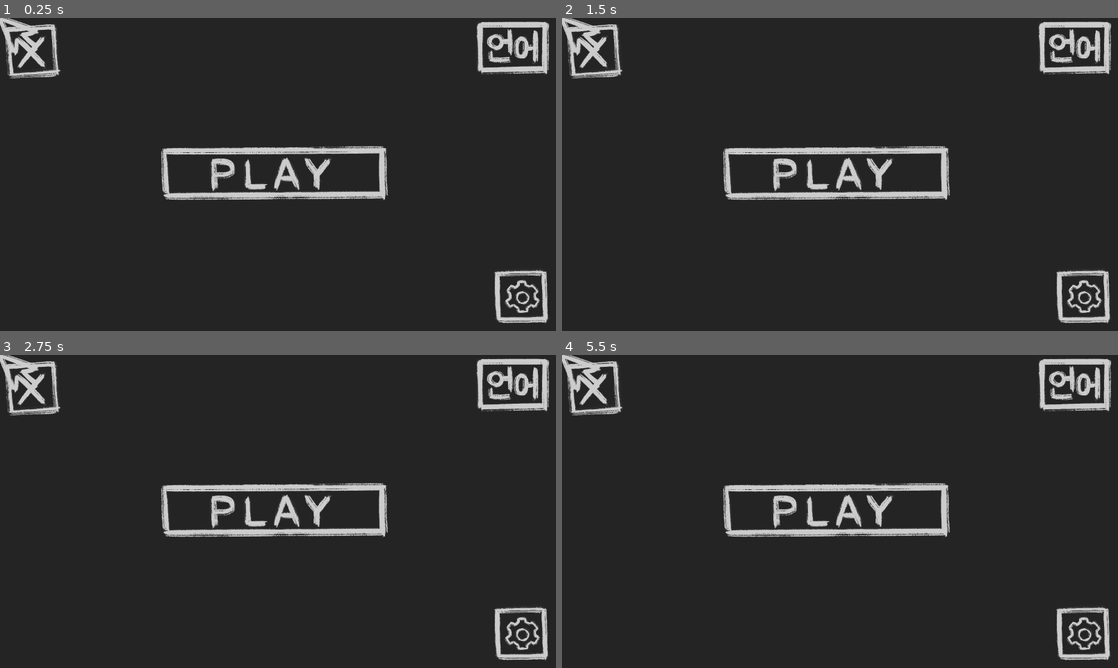
Above: before the commit, frames 1-4 (two rows, left to right).
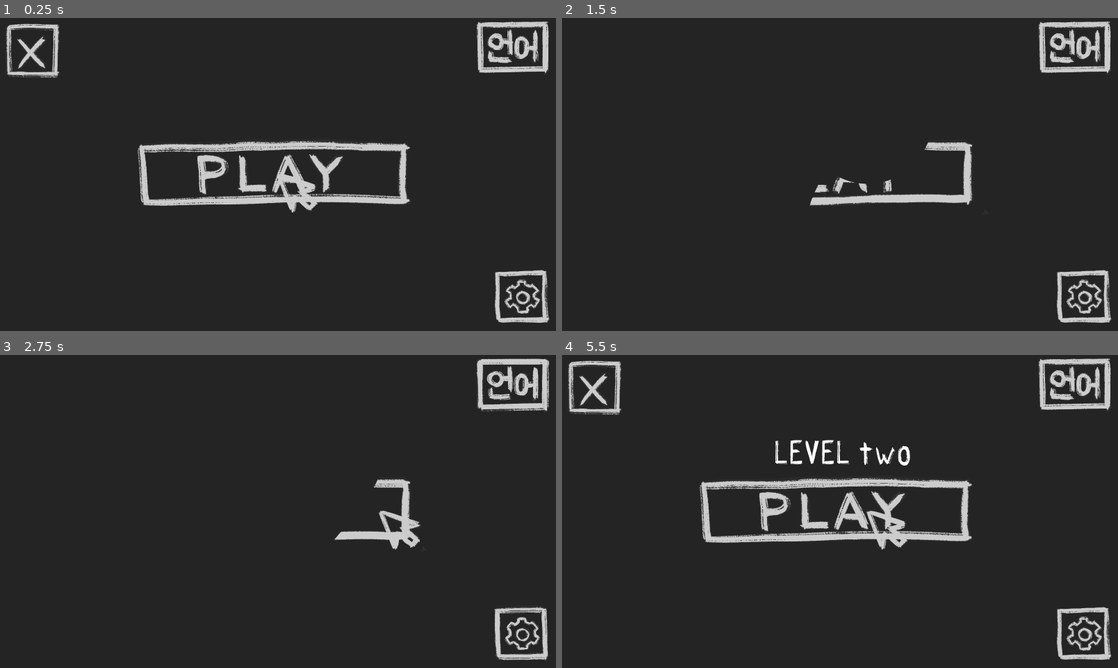
Above: after the commit, the same moments.

Repository: Floxicek/TurnMeOn-PGJ
Game: Godot game, scene res://scenes/levels/level1.tscn
The game is run twice, just before and just after one commit, with the same random seed, the same clock (stepped at 60 frames per second) and the same inputs.
Inputs (mouse positions are in pixels of both pictures, inside the frame that each line leads up to):
- Up to frame 1 (0.25 s): no input
- Up to frame 2 (1.5 s): move the mouse to (962, 158) at 0.52 s; hold D (RIGHT) 0.53-1.28 s; click (962, 158) at 0.6 s; move the mouse to (728, 190) at 1.27 s; hold S (DOWN) from 1.28 s (still down); tap K (START_KEYBOARD_CONTROL) at 1.35 s
- Up to frame 3 (2.75 s): click (166, 527) at 1.55 s; move the mouse to (333, 442) at 2.02 s; release S (DOWN) at 2.03 s; hold D (RIGHT) from 2.03 s (still down); click (333, 442) at 2.1 s
- Up to frame 4 (5.5 s): move the mouse to (812, 574) at 2.77 s; release D (RIGHT) at 2.78 s; hold W (UP) 2.78-3.53 s; click (812, 574) at 2.85 s; move the mouse to (1006, 558) at 3.52 s; hold A (LEFT) 3.53-5.03 s; tap K (START_KEYBOARD_CONTROL) at 3.6 s; click (1006, 558) at 3.8 s; move the mouse to (673, 464) at 4.27 s; click (673, 464) at 4.35 s; move the mouse to (867, 511) at 5.02 s; hold S (DOWN) from 5.03 s (still down); click (867, 511) at 5.1 s

The runs differ from the first frame. In frame 1, 7.0% of the frame differs, in the area x 0-99%, y 0-98%; in frame 2, 5.7%; in frame 3, 4.6%; in frame 4, 7.7%.
Error before the commit: Parse Error: Identifier "test_func" not declared in the current scope. (res://scripts/cursor_object_script.gd:38)

Commit message:
fix merge

Diff:
--- a/scripts/button.gd
+++ b/scripts/button.gd
@@ -4,7 +4,6 @@
 signal hover_stopped
 signal pressed
 
-class_name Custom_Button
 
 func _ready():
 	$AnimatedSprite2D.play()
--- a/scripts/cursor_object_script.gd
+++ b/scripts/cursor_object_script.gd
@@ -10,13 +10,9 @@
 
 
 var buttons = []
-var is_in_button: bool = false
-var current_button: Area2D = null
 
-# Called when the node enters the scene tree for the first time.
 func _ready() -> void:
 	$AnimatedSprite2D.play()
-
 	if(is_keyboard_mode):
 		position = Vector2(1280, 720)
 
@@ -34,18 +30,12 @@
 		if Input.is_action_pressed("RIGHT"):
 			velocity += keyboard_acceleration*Vector2.RIGHT
 
-	if Input.is_action_just_pressed("CLICK") and is_in_button:
-		current_button.push(test_func)
-
-
 		velocity -= velocity*(keyboard_decceleration)*delta
 
 		if velocity.length() > keyboard_max_speed:
 			velocity = velocity.normalized()*keyboard_max_speed
 
 		position += velocity
-
-
 
 # Called every frame. 'delta' is the elapsed time since the previous frame.
 func _process(delta: float) -> void:
@@ -66,6 +56,7 @@
 		for b in buttons:
 			if b.is_in_group("Button"):
 				b.pressed.emit()
+				#current_button.push(test_func)
 
 func _on_area_entered(area: Area2D) -> void:
 	buttons.append(area)
